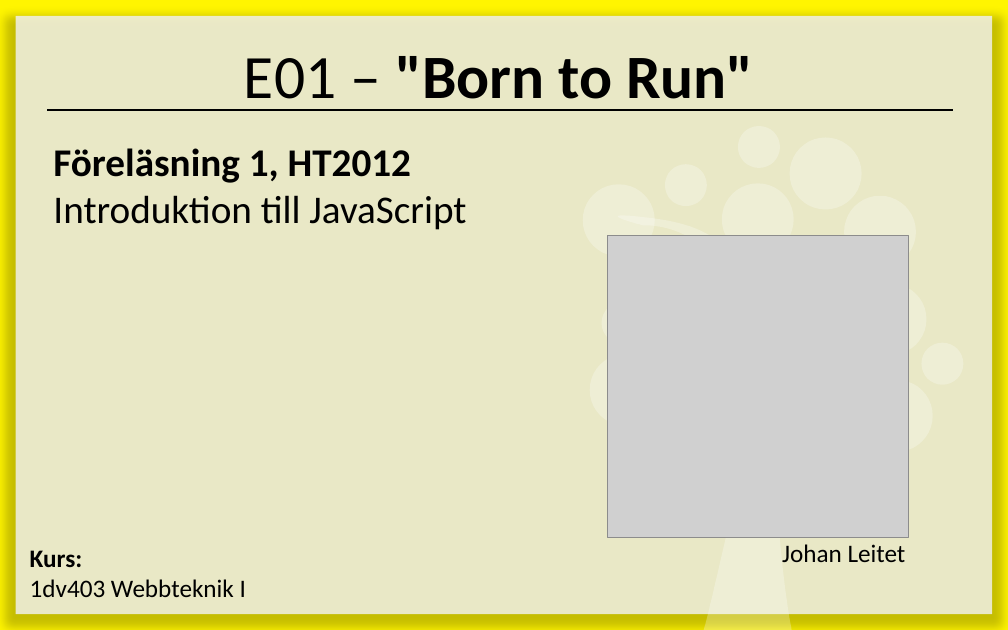
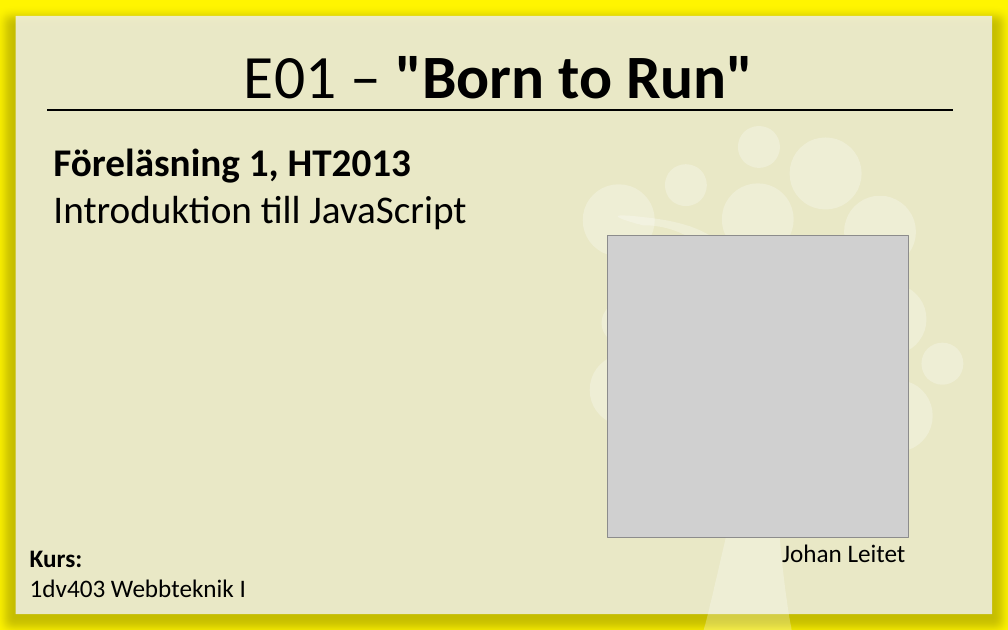
Before and after one commit to ed222an/Kursmaterial-JavaScript, a slide deck: slide 1 of lectures/E01 - Born to Run/E01 - Born to Run.pptx. Drawn at 1008x630 pixels with LibreOffice and Linux fonts; fonts in the diff are those of the drawing; grey boxes stand for pictures. Boxes give left, top, right and bottom in pixels: in the first picture for what was removed or moved away, otherwise in the second. Text is boxed around its words. In the diff, an @@ line names an element or a change of style, - is before the commit and + after.

```diff
--- a/lectures/E01 - Born to Run/E01 - Born to Run.pptx
+++ b/lectures/E01 - Born to Run/E01 - Born to Run.pptx
@@ text at [53,148,411,183]: text changed @@
-Föreläsning 1, HT2012
+Föreläsning 1, HT2013
```
Also in this commit, not shown: 1 other file.
